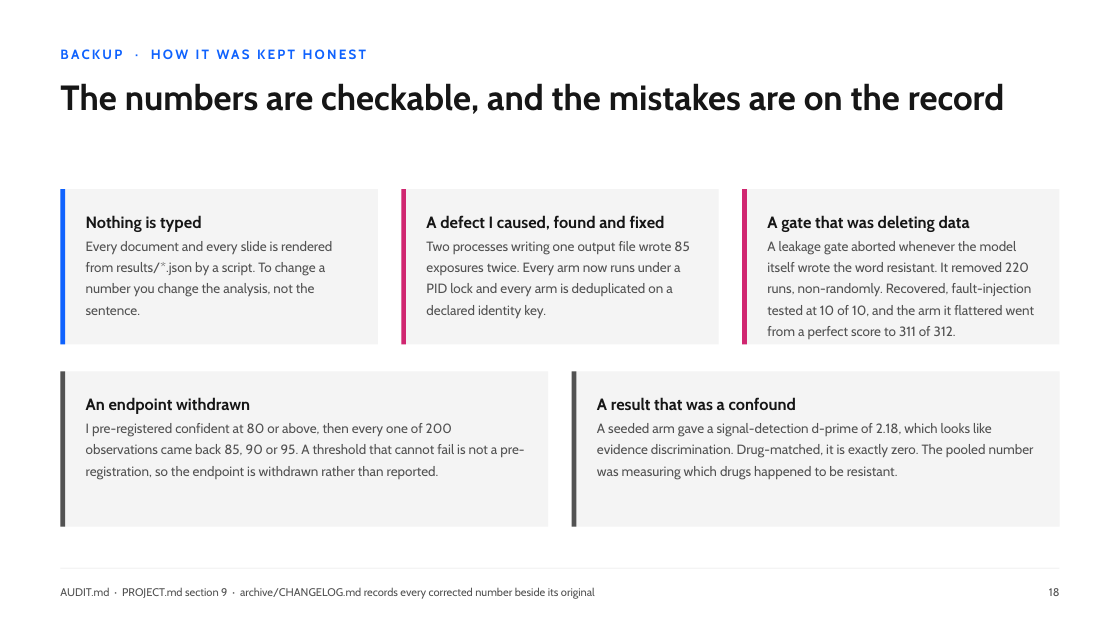
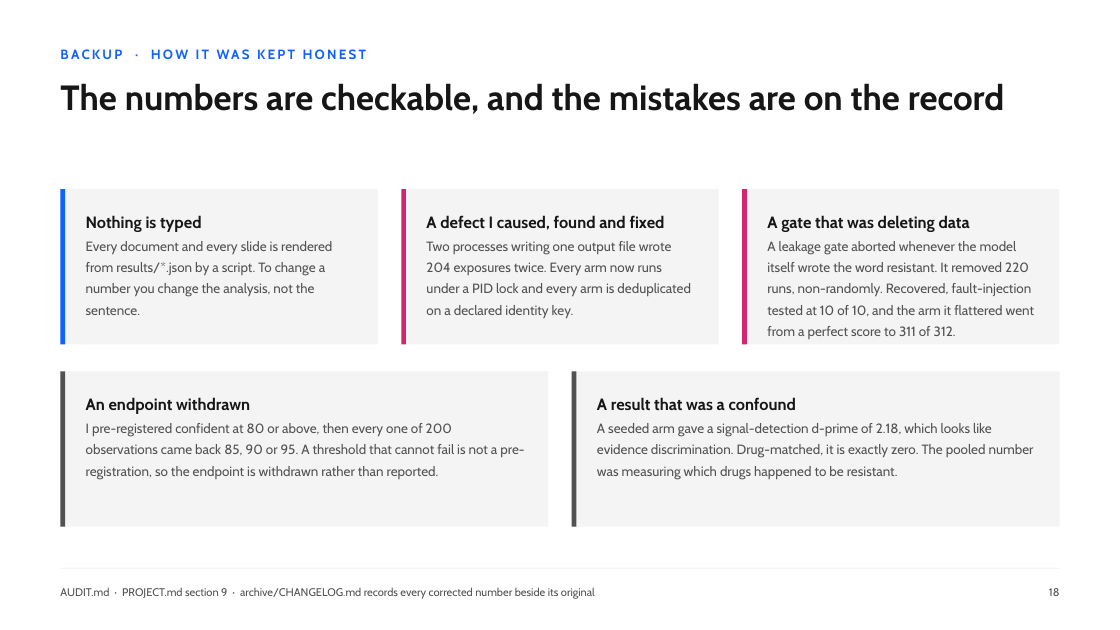
Before and after one commit to hayat-shomique/antibiotic-debate-mimic, a slide deck: slide 22 of deck/Shomique_Hayat_UNIQ_antibiotic_agents.pptx. Drawn at 1120x630 pixels with LibreOffice and Linux fonts; fonts in the diff are those of the drawing. Boxes give left, top, right and bottom in pixels: in the first picture for what was removed or moved away, otherwise in the second. Text is boxed around its words. In the diff, an @@ line names an element or a change of style, - is before the commit and + after.

```diff
--- a/deck/Shomique_Hayat_UNIQ_antibiotic_agents.pptx
+++ b/deck/Shomique_Hayat_UNIQ_antibiotic_agents.pptx
@@ text at [426,241,691,318]: text changed @@
-Two processes writing one output file wrote 85 exposures twice. Every arm now runs under a PID lock and every arm is deduplicated on a declared identity key.
+Two processes writing one output file wrote 204 exposures twice. Every arm now runs under a PID lock and every arm is deduplicated on a declared identity key.
```
Also in this commit, not shown: 1 other slide changed, 9 other files.
